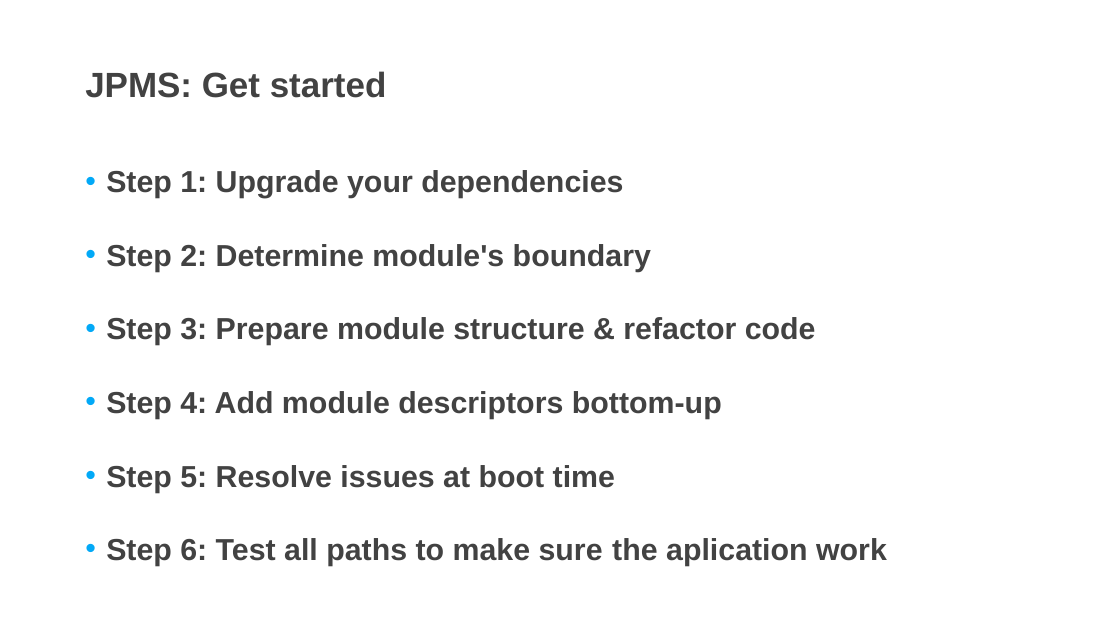
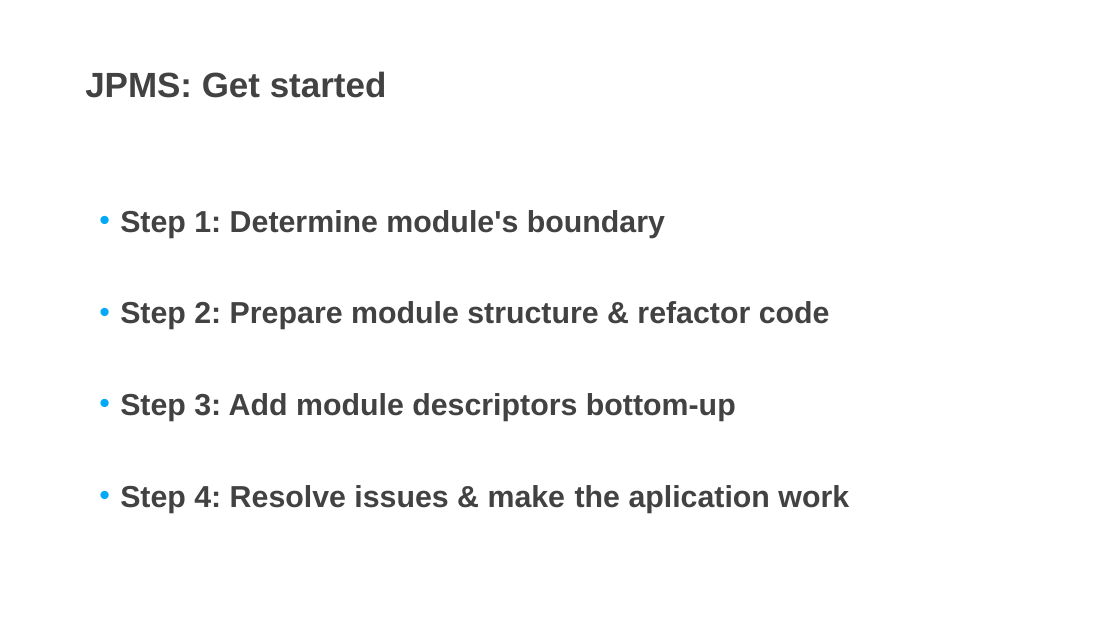
Before and after one commit to DevDay2019-AxonActive/DevDay2019---Advanced-Java, a slide deck: slide 12 of bin/presentations/JPMS.pptx. Drawn at 1120x630 pixels with LibreOffice and Linux fonts; fonts in the diff are those of the drawing; background and template pictures are left out. Boxes give left, top, right and bottom in pixels: in the first picture for what was removed or moved away, otherwise in the second. Text is boxed around its words. In the diff, an @@ line names an element or a change of style, - is before the commit and + after.

```diff
--- a/bin/presentations/JPMS.pptx
+++ b/bin/presentations/JPMS.pptx
@@ text at box(120, 210, 849, 513): text changed @@
-• Step 1: Upgrade your dependencies
-• Step 2: Determine module's boundary
-• Step 3: Prepare module structure & refactor code
-• Step 4: Add module descriptors bottom-up
-• Step 5: Resolve issues at boot time
-• Step 6: Test all paths to make sure the aplication work
+• Step 1: Determine module's boundary
+• Step 2: Prepare module structure & refactor code
+• Step 3: Add module descriptors bottom-up
+• Step 4: Resolve issues & make the aplication work
```
Also in this commit, not shown: 6 other slides changed, 1 other file.
